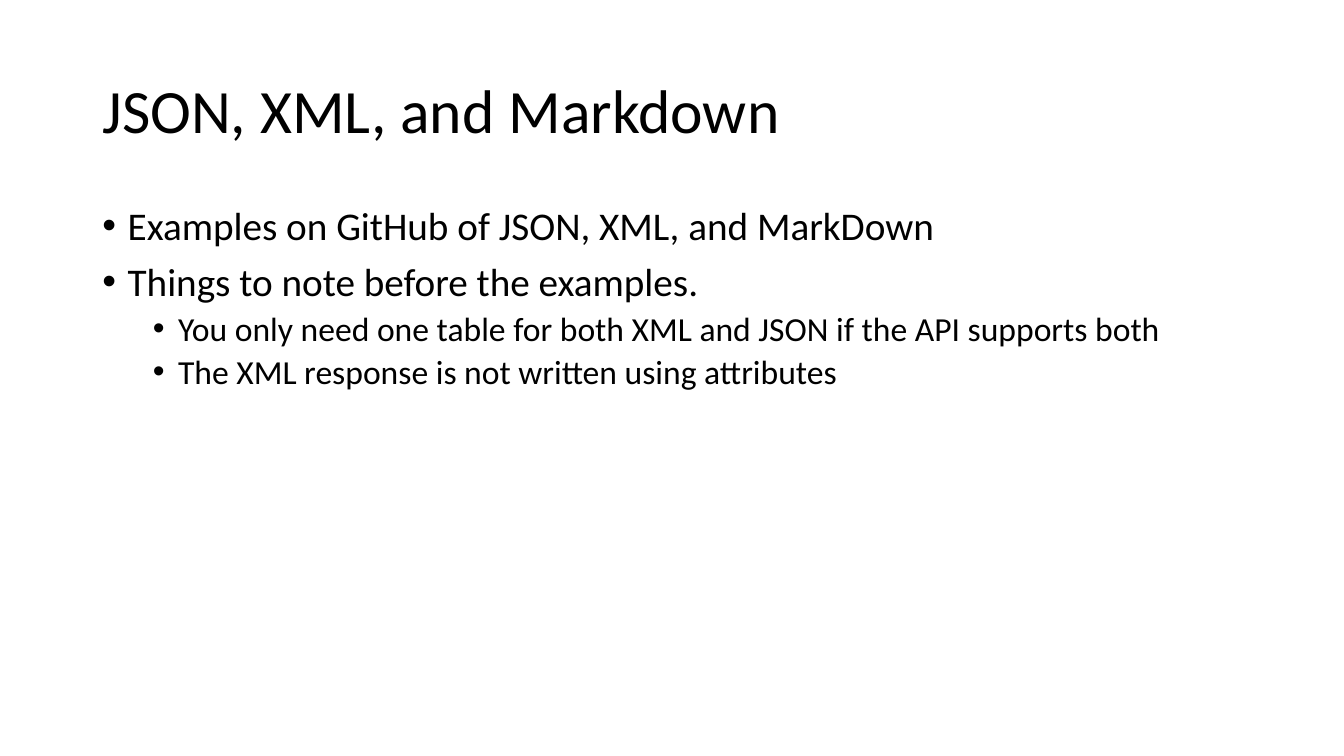
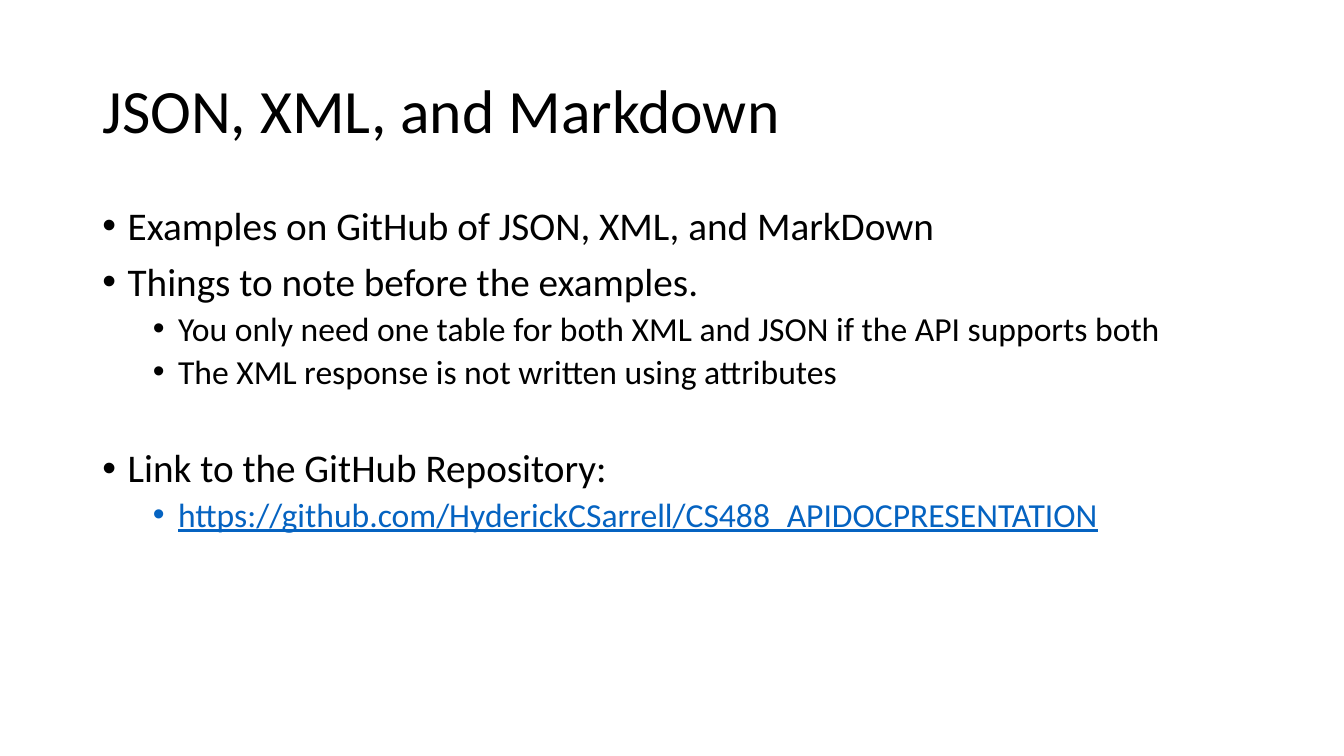
Before and after one commit to HyderickCSarrell/CS488_APIDOCPRESENTATION, a slide deck: slide 7 of APIDocPresentation.pptx. Drawn at 1344x756 pixels with LibreOffice and Linux fonts; fonts in the diff are those of the drawing. Boxes give left, top, right and bottom in pixels: in the first picture for what was removed or moved away, otherwise in the second. Text is boxed around its words. In the diff, an @@ line names an element or a change of style, - is before the commit and + after.

Commit message:
Adds links to the the github repository in each of md files and a link in the PowerPoint to the presentation.

```diff
--- a/APIDocPresentation.pptx
+++ b/APIDocPresentation.pptx
@@ text at bbox=[128, 454, 1097, 533]: paragraphs added @@
+• Link to the GitHub Repository:
+  • https://github.com/HyderickCSarrell/CS488_APIDOCPRESENTATION
```
Also in this commit, not shown: 5 other files.
